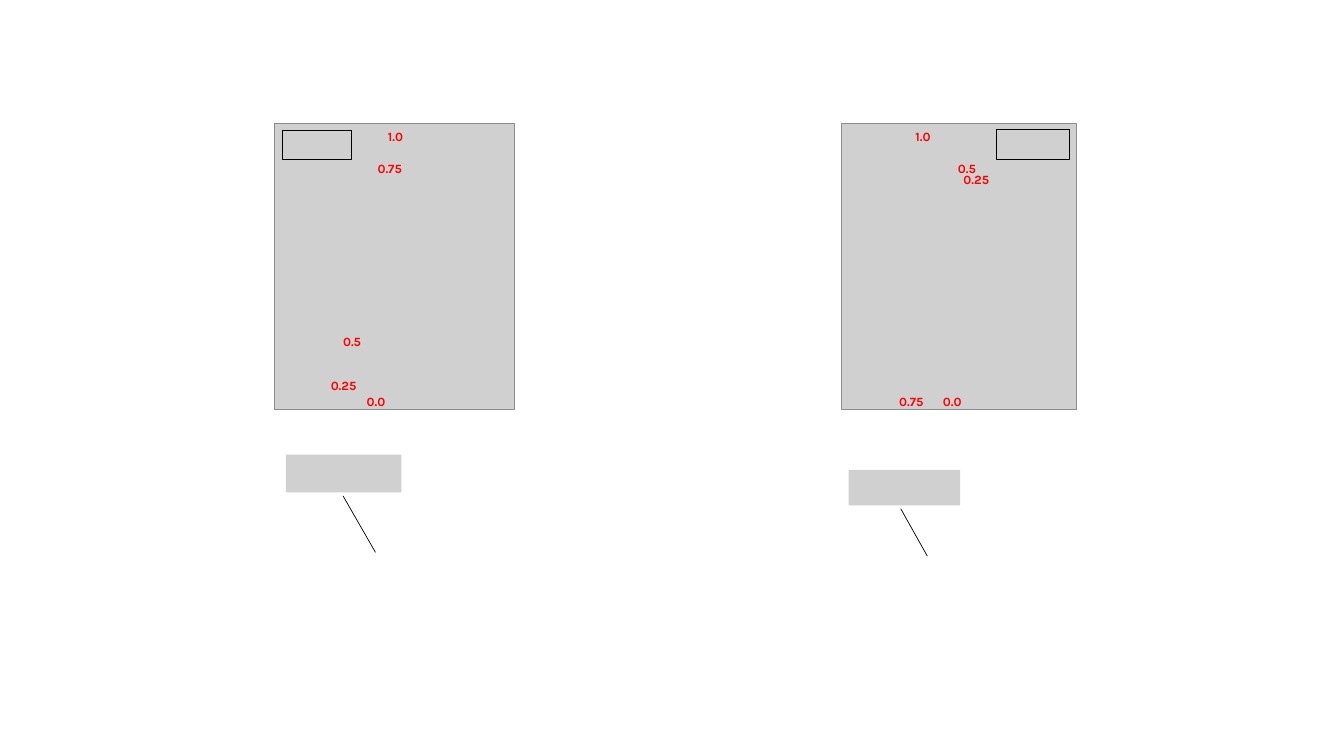
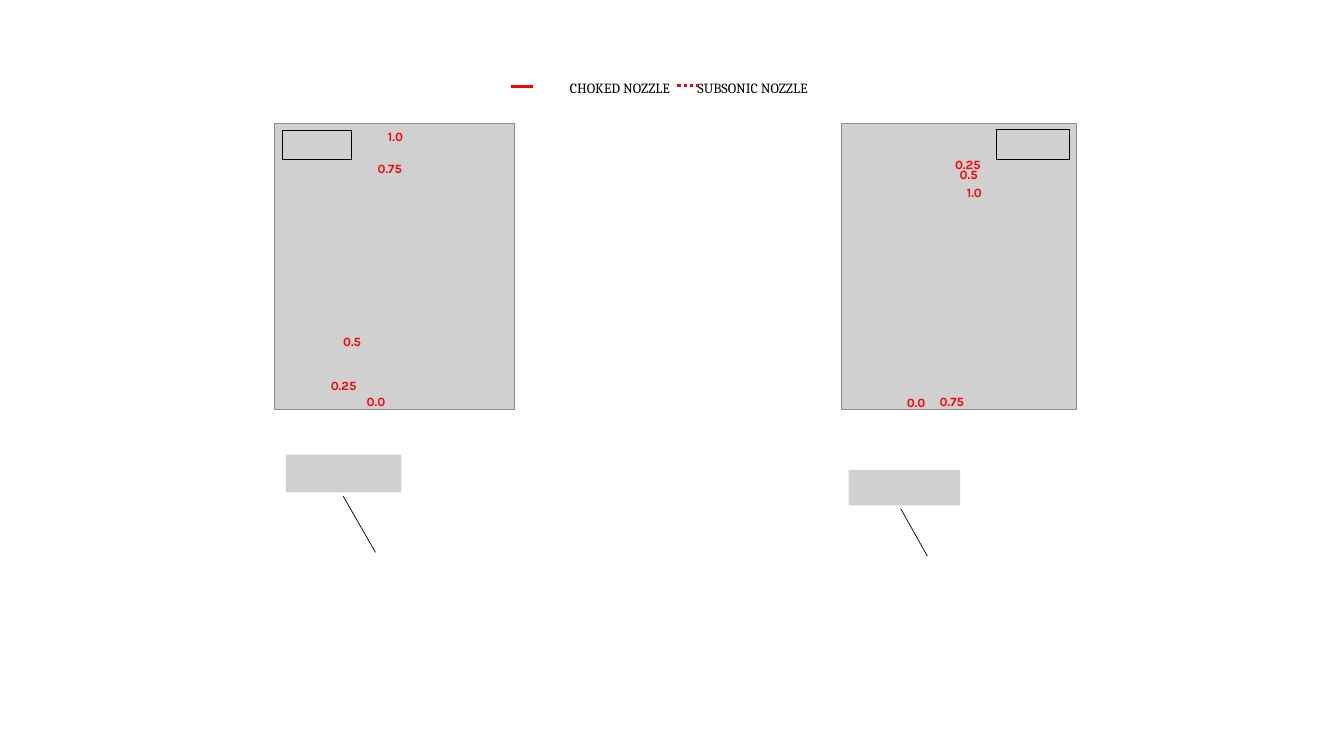
Before and after one commit to alvarodelrio22/Proyecto-Aerorreactores, a slide deck: slide 2 of Dual Spool Turbojet/Results/Operation/Operating Lines/Operating Lines - Detail.pptx. Drawn at 1344x756 pixels with LibreOffice and Linux fonts; fonts in the diff are those of the drawing; grey boxes stand for pictures; background and template pictures are left out. Boxes give left, top, right and bottom in pixels: in the first picture for what was removed or moved away, otherwise in the second. Text is boxed around its words. In the diff, an @@ line names an element or a change of style, - is before the commit and + after.

```diff
--- a/Dual Spool Turbojet/Results/Operation/Operating Lines/Operating Lines - Detail.pptx
+++ b/Dual Spool Turbojet/Results/Operation/Operating Lines/Operating Lines - Detail.pptx
@@ line added from (511, 87) to (533, 87), #FF0000 2.25 pt @@
@@ text added at box(570, 83, 808, 93), 10 pt, text #000000 @@
+CHOKED NOZZLE SUBSONIC NOZZLE
@@ line added from (678, 86) to (700, 86), #FF0000 2.25 pt dashed @@
@@ text at box(955, 160, 981, 172): text changed @@
-0.5
+0.25
@@ text at box(960, 168, 978, 179): text changed @@
-0.25
+0.5
@@ text "1.0": place and size @@
-text "1.0" at box(915, 132, 930, 141)
+text "1.0" at box(967, 188, 982, 197)
@@ text "0.0": place and size @@
-text "0.0" at box(943, 397, 962, 410)
+text "0.0" at box(907, 398, 926, 410)
@@ text "0.75": place and size @@
-text "0.75" at box(899, 397, 923, 410)
+text "0.75" at box(940, 397, 964, 410)
```
Also in this commit, not shown: 1 other slide changed, 4 other files.
